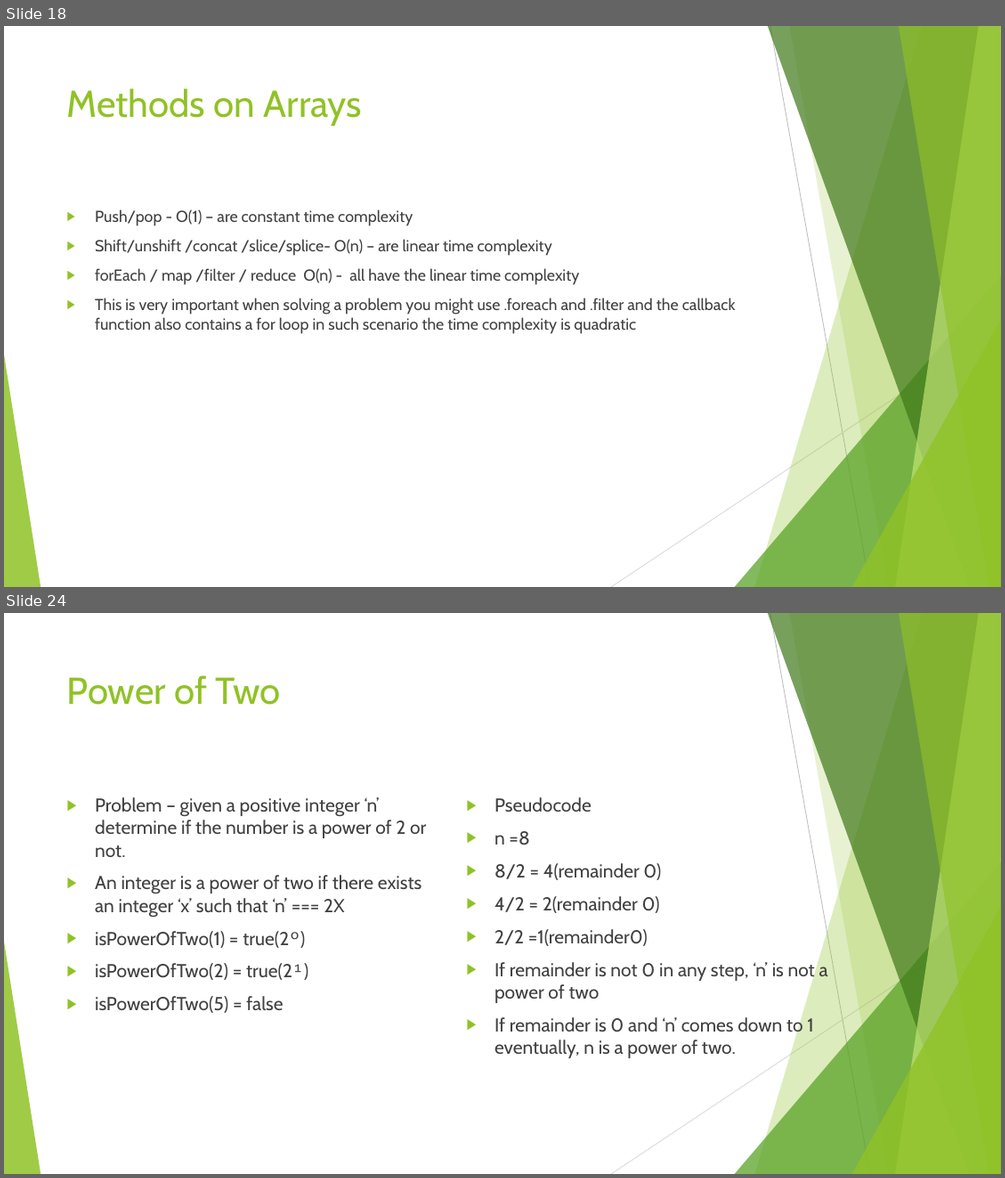
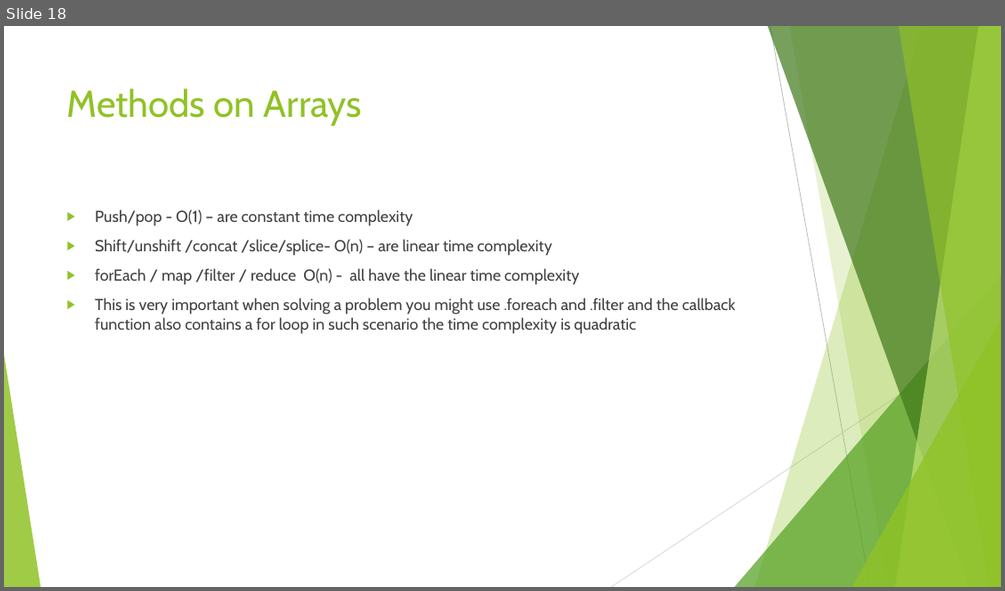
Before and after one commit to divyaparyani67/DSA, a slide deck: Algorithm/DSA- Learning.pptx. Shown one above the other, each under a label of ours: slides 18 and 24 before the commit, slide 18 after it; the slides between them are not shown. The pictures are 1005x1178 and 1005x591 pixels, drawn with LibreOffice and Linux fonts; fonts in the diff are those of the drawing. Boxes give left, top, right and bottom in pixels: in the first picture for what was removed or moved away, otherwise in the second. Text is boxed around its words. In the diff, an @@ line names an element or a change of style, - is before the commit and + after.

```diff
--- a/Algorithm/DSA- Learning.pptx
+++ b/Algorithm/DSA- Learning.pptx
@@ slide 24 removed at box(4, 613, 1001, 1174), background #FFFFFF; not listed: 10 template elements that a slide beside it also shows @@
@@ title removed at box(67, 675, 281, 705) @@
-Power of Two
@@ text removed at box(95, 797, 426, 1013) @@
-▶ Problem – given a positive integer ‘n’ determine if the number is a power of 2 or not.
-▶ An integer is a power of two if there exists an integer ‘x’ such that ‘n’ === 2X
-▶ isPowerOfTwo(1) = true(2º)
-▶ isPowerOfTwo(2) = true(2¹)
-▶ isPowerOfTwo(5) = false
@@ text removed at box(494, 797, 828, 1058) @@
-▶ Pseudocode
-▶ n =8
-▶ 8/2 = 4(remainder 0)
-▶ 4/2 = 2(remainder 0)
-▶ 2/2 =1(remainder0)
-▶ If remainder is not 0 in any step, ‘n’ is not a power of two
-▶ If remainder is 0 and ‘n’ comes down to 1 eventually, n is a power of two.
```
Also in this commit, not shown: 1 slide added, 14 other slides removed, 17 other files.
